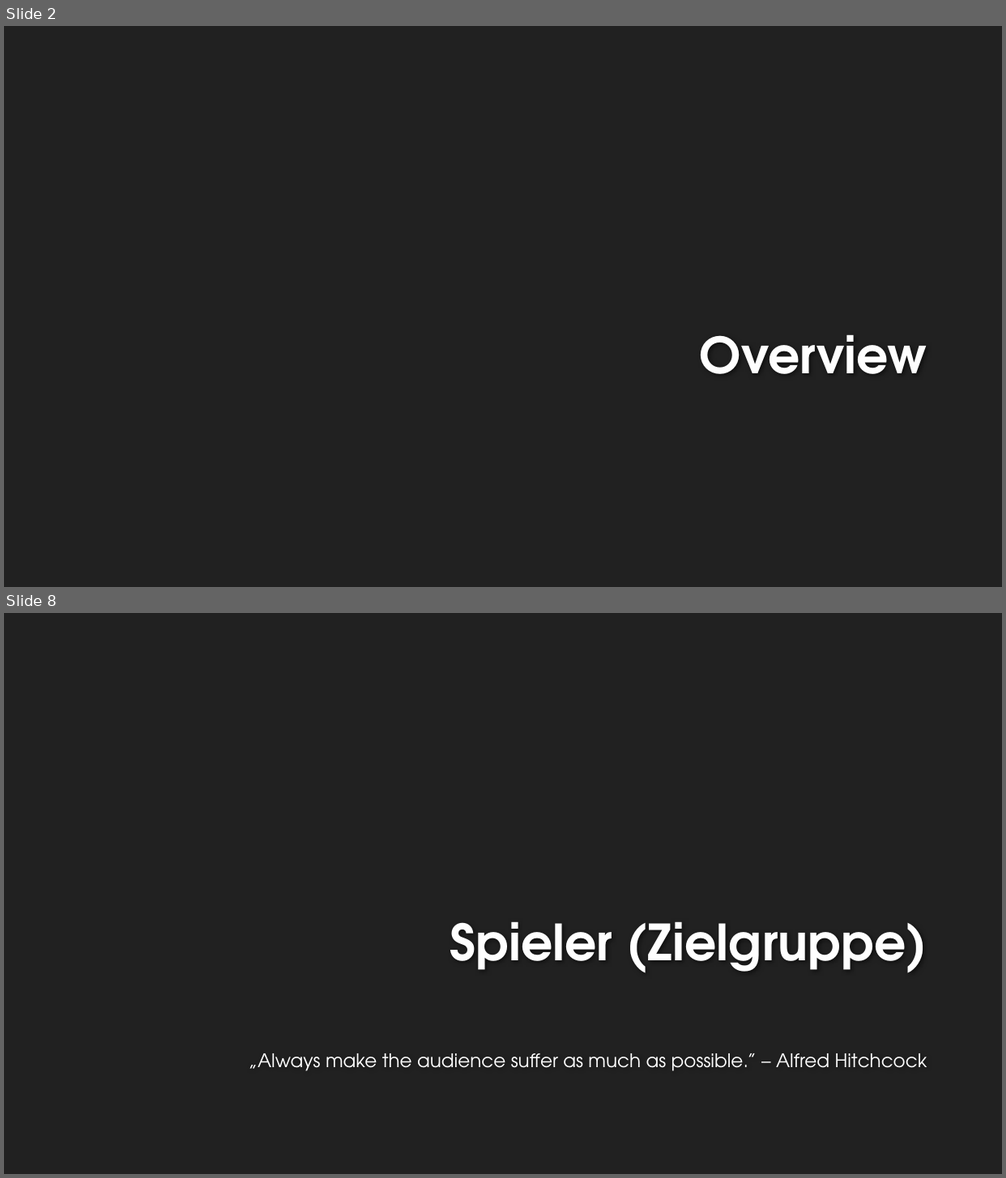
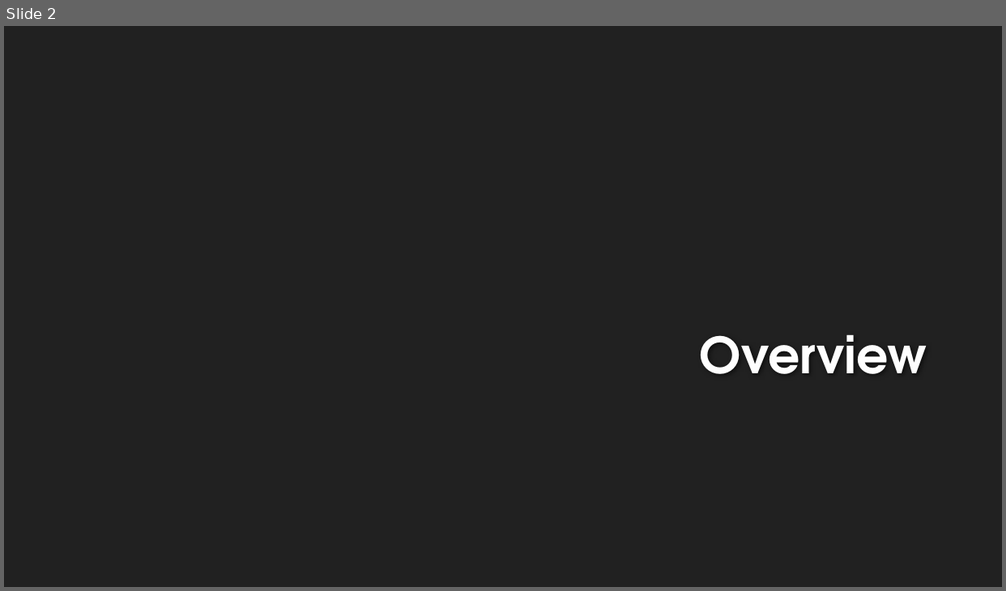
Before and after one commit to EmKaCe/DoctorWhy, a slide deck: Information/Präsentation.pptx. Shown one above the other, each under a label of ours: slides 2 and 8 before the commit, slide 2 after it; the slides between them are not shown. The pictures are 1006x1178 and 1006x591 pixels, drawn with LibreOffice and Linux fonts; fonts in the diff are those of the drawing; background and template pictures are left out. Boxes give left, top, right and bottom in pixels: in the first picture for what was removed or moved away, otherwise in the second. Text is boxed around its words. In the diff, an @@ line names an element or a change of style, - is before the commit and + after.

```diff
--- a/Information/Präsentation.pptx
+++ b/Information/Präsentation.pptx
@@ slide 8 removed at (4, 613, 1002, 1174), background #212121 @@
@@ title removed at (450, 922, 927, 973) @@
-Spieler (Zielgruppe)
@@ text removed at (249, 1054, 927, 1071) @@
-„Always make the audience suffer as much as possible.” – Alfred Hitchcock
```
Also in this commit, not shown: 3 slides changed, 12 slides added, 17 other slides removed.
